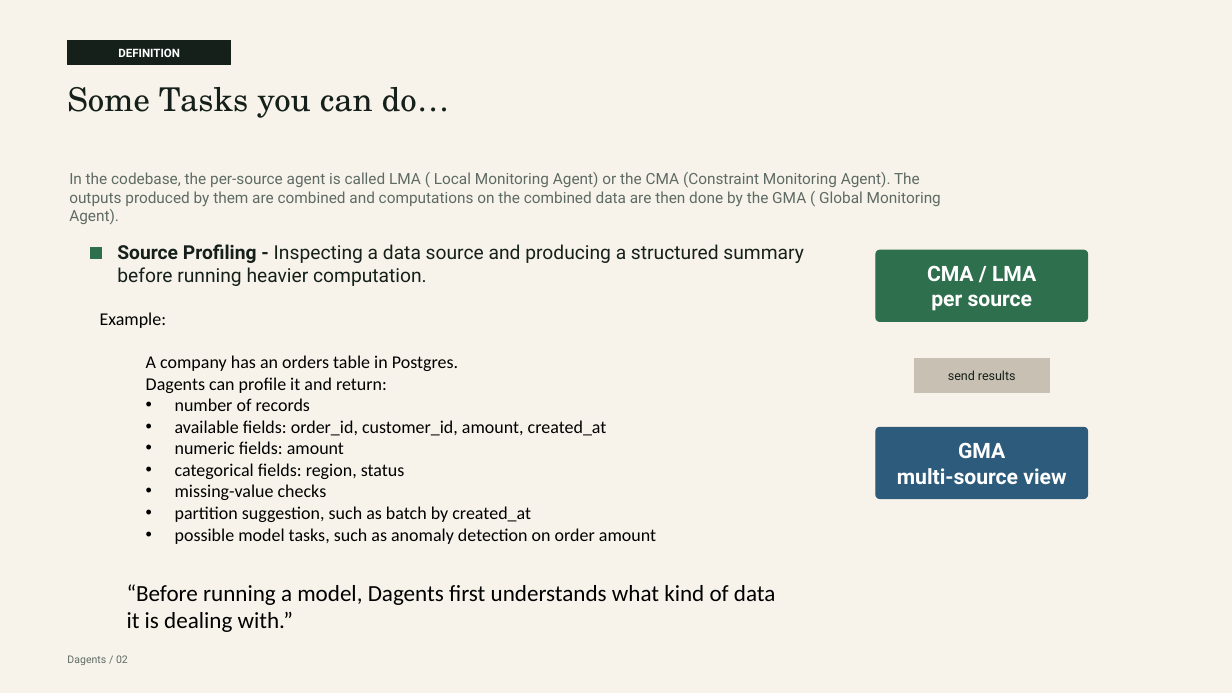
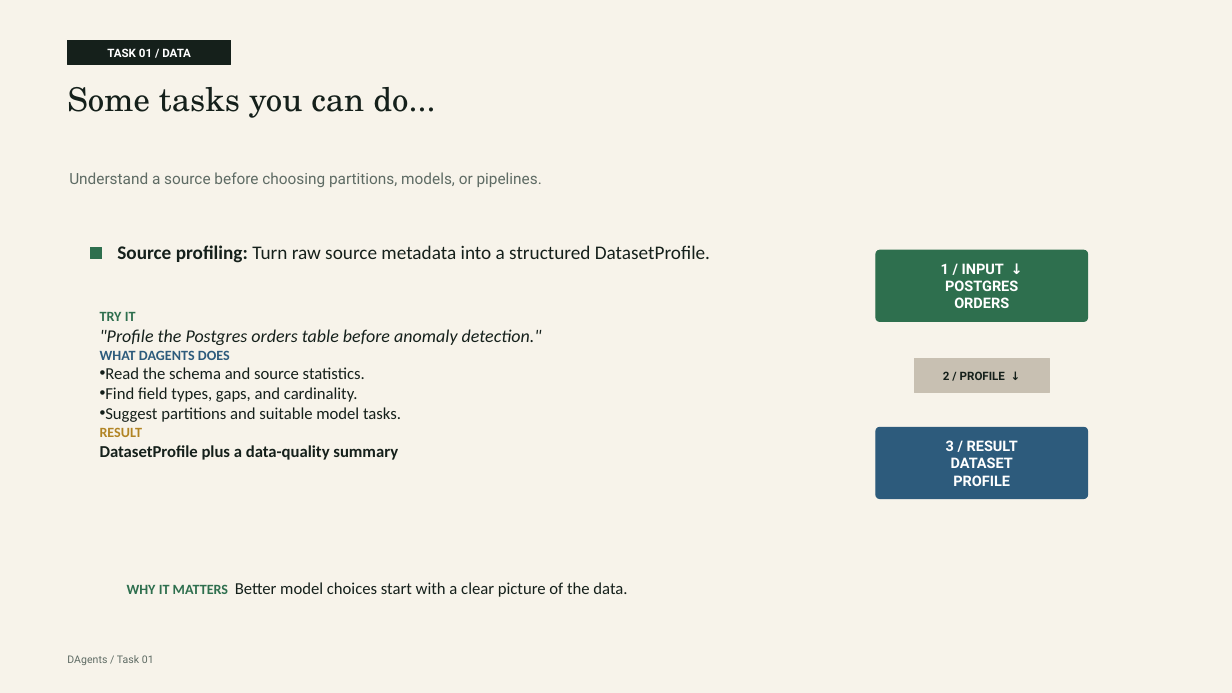
Before and after one commit to pradyunuydarp/Dagents, a slide deck: slide 3 of docs/presentation/dagents-project-presentation.pptx. Drawn at 1232x693 pixels with LibreOffice and Linux fonts; fonts in the diff are those of the drawing. Boxes give left, top, right and bottom in pixels: in the first picture for what was removed or moved away, otherwise in the second. Text is boxed around its words. In the diff, an @@ line names an element or a change of style, - is before the commit and + after.

```diff
--- a/docs/presentation/dagents-project-presentation.pptx
+++ b/docs/presentation/dagents-project-presentation.pptx
@@ text in rectangle at (107, 48, 191, 57): text changed @@
-DEFINITION
+TASK 01 / DATA
@@ text at (67, 87, 436, 118): text changed @@
-Some Tasks you can do…
+Some tasks you can do...
@@ text at (69, 172, 542, 187): text changed @@
-In the codebase, the per-source agent is called LMA ( Local Monitoring Agent) or the CMA (Constraint Monitoring Agent). The outputs produced by them are combined and computations on the combined data are then done by the GMA ( Global Monitoring Agent).
+Understand a source before choosing partitions, models, or pipelines.
@@ text at (117, 245, 710, 263): text changed; font Roboto to Calibri @@
-Source Profiling - Inspecting a data source and producing a structured summary before running heavier computation.
+Source profiling: Turn raw source metadata into a structured DatasetProfile.
@@ text in rounded rectangle at (941, 263, 1018, 308): text changed; size 16.5 to 11.2 pt @@
-CMA / LMA
-per source
+1 / INPUT ↓
+POSTGRES
+ORDERS
@@ text at (100, 312, 542, 460): text changed; size 14 to 13 pt; text colour #000000 to #15201B @@
-Example:
-  A company has an orders table in Postgres.
-  Dagents can profile it and return:
-  • number of records
-  • available fields: order_id, customer_id, amount, created_at
-  • numeric fields: amount
-  • categorical fields: region, status
-  • missing-value checks
-  • partition suggestion, such as batch by created_at
-  • possible model tasks, such as anomaly detection on order amount
+TRY IT
+"Profile the Postgres orders table before anomaly detection."
+WHAT DAGENTS DOES
+• Read the schema and source statistics.
+• Find field types, gaps, and cardinality.
+• Suggest partitions and suitable model tasks.
+RESULT
+DatasetProfile plus a data-quality summary
@@ text in rectangle at (943, 371, 1005, 380): text changed; size 9.8 to 9 pt; bold on @@
-send results
+2 / PROFILE ↓
@@ text in rounded rectangle at (946, 440, 1018, 486): text changed; size 16.5 to 11.2 pt @@
-GMA
-multi-source view
+3 / RESULT
+DATASET
+PROFILE
@@ text at (127, 582, 627, 597): text changed; size 18 to 13 pt; text colour #000000 to #15201B @@
-“Before running a model, Dagents first understands what kind of data it is dealing with.”
+WHY IT MATTERS Better model choices start with a clear picture of the data.
@@ text at (67, 655, 154, 665): text changed @@
-Dagents / 02
+DAgents / Task 01
```
Also in this commit, not shown: 9 other slides changed, 37 slides added, 41 other files.
